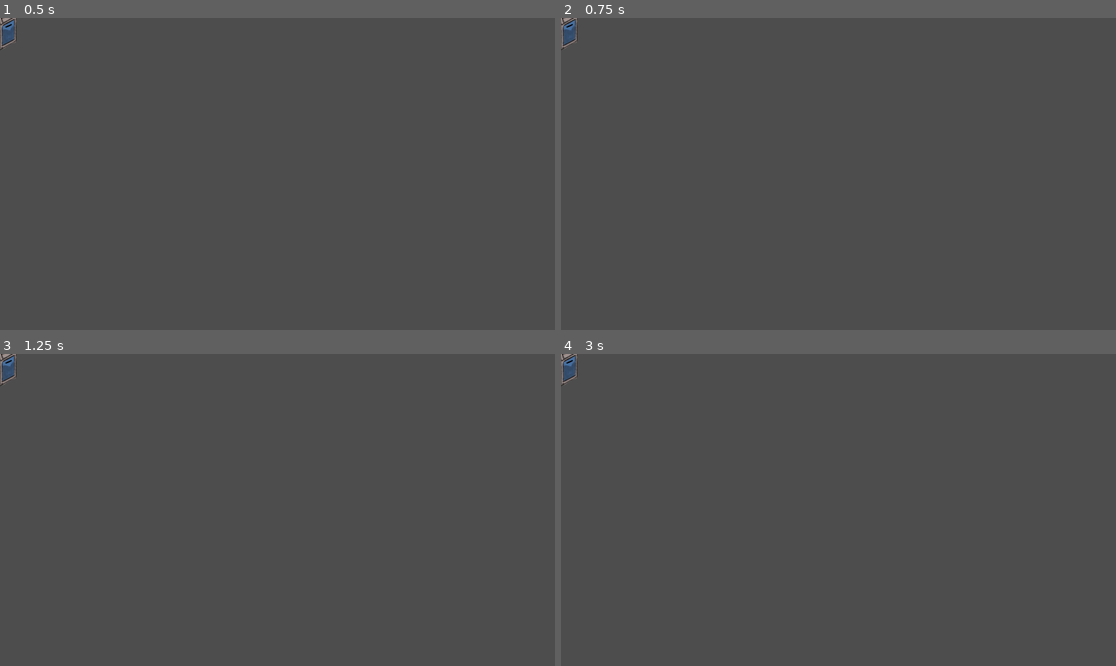
Above: before the commit, frames 1-4 (two rows, left to right).
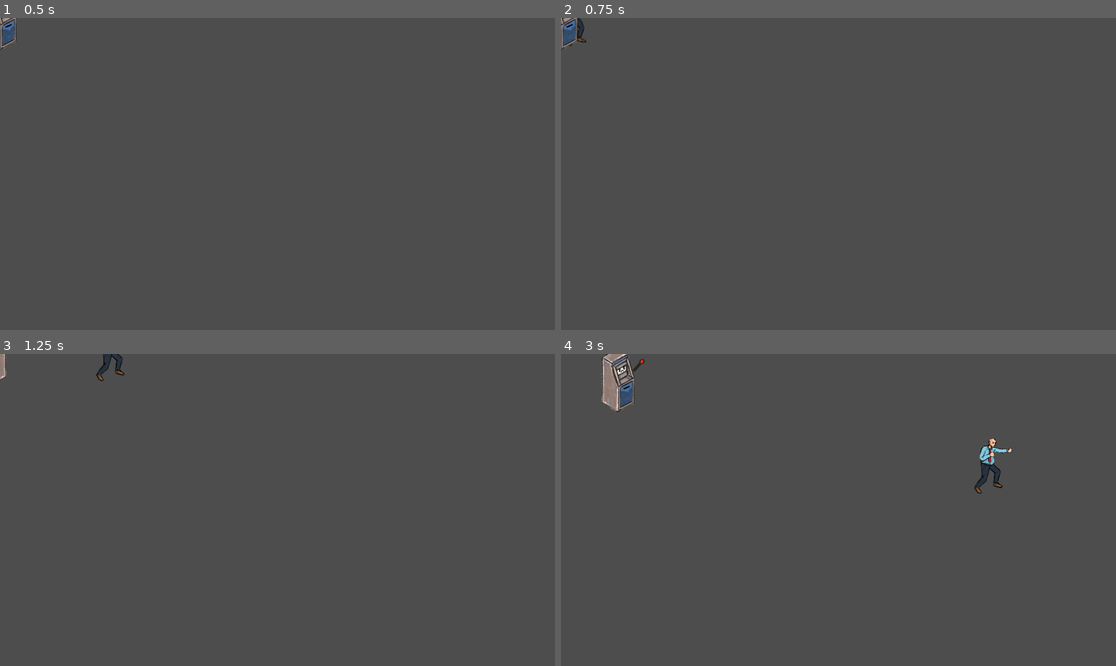
Above: after the commit, the same moments.

Repository: Rionit/GDS-Jam-2025
Game: Godot game, scene res://scenes/SlotMachineEnemy.tscn
Two runs of this game, one before a commit and one after it. Both use one fixed random seed, a clock stepped at 60 frames per second and the inputs below. This scene is started directly instead of the project's main scene. The engine's default icon, where the game draws it, is replaced by a stand-in: a white triangle on a blue panel in a dark square.
Inputs (mouse positions are in pixels of both pictures, inside the frame that each line leads up to):
- Up to frame 1 (0.5 s): no input
- Up to frame 2 (0.75 s): tap Enter (ui_accept) at 0.5 s; move the mouse to (960, 158) at 0.52 s; press the mouse at (960, 158) at 0.53 s; hold D (right) from 0.53 s (still down)
- Up to frame 3 (1.25 s): keep holding D (right); tap Enter (ui_accept) at 0.77 s
- Up to frame 4 (3 s): move the mouse to (727, 525) at 1.27 s; release D (right) at 1.28 s; release the mouse at (727, 525) at 1.28 s; hold S (down) 1.28-2.03 s; click (727, 525) at 1.35 s; tap Enter (ui_accept) at 1.52 s; move the mouse to (894, 441) at 2.02 s; hold D (right) 2.03-2.78 s; hold Shift (dash) 2.03-2.78 s; click (894, 441) at 2.3 s; move the mouse to (810, 572) at 2.77 s; hold W (up) from 2.78 s (still down); click (810, 572) at 2.85 s

Frame 1 is identical in both runs. In frame 2, less than 0.1% of the frame differs, in the area x 1-5%, y 0-10%; in frame 3, 0.4%; in frame 4, 1.5%, in the area x 0-82%, y 0-45%.

Commit message:
Added damage taking and death for slot machine enemy

Diff:
--- a/scenes/Player.tscn
+++ b/scenes/Player.tscn
@@ -161,7 +161,10 @@
 }
 
 [node name="PlayerBody" type="CharacterBody2D" node_paths=PackedStringArray("animPlayer", "sprite", "dashTimer", "dashVFX", "punchSprite", "fistHitbox", "punchTimer")]
+collision_mask = 32768
 motion_mode = 1
+wall_min_slide_angle = 3.1415927
+platform_floor_layers = 4294901760
 script = ExtResource("1_3li8b")
 animPlayer = NodePath("AnimationPlayer")
 sprite = NodePath("PlayerSprite")
--- a/scenes/SlotMachineEnemy.tscn
+++ b/scenes/SlotMachineEnemy.tscn
@@ -14,43 +14,6 @@
 [sub_resource type="CapsuleShape2D" id="CapsuleShape2D_ear84"]
 radius = 34.552788
 height = 201.25557
-
-[sub_resource type="Animation" id="Animation_ear84"]
-resource_name = "attack"
-tracks/0/type = "bezier"
-tracks/0/imported = false
-tracks/0/enabled = true
-tracks/0/path = NodePath("MotherFlipper/HandleSprite:rotation")
-tracks/0/interp = 1
-tracks/0/loop_wrap = true
-tracks/0/keys = {
-"handle_modes": PackedInt32Array(0, 0, 0, 0),
-"points": PackedFloat32Array(0, -0.25, 0, 0.25, 0, 0.7330383, -0.055000003, 0, 0.111666664, 0, 0.7330383, -0.055000003, 0, 0.111666664, 0, 0, -0.25, 0, 0.25, 0),
-"times": PackedFloat32Array(0, 0.2, 0.40033403, 1)
-}
-tracks/1/type = "bezier"
-tracks/1/imported = false
-tracks/1/enabled = true
-tracks/1/path = NodePath("MotherFlipper/VFXSprite:modulate:a")
-tracks/1/interp = 1
-tracks/1/loop_wrap = true
-tracks/1/keys = {
-"handle_modes": PackedInt32Array(2, 0, 0),
-"points": PackedFloat32Array(0, 0, 0, 0.0009014408, 0.16666667, 1, -0.25, 0, 0.25, 0, 0, -0.16666667, 0.16666667, 0, 0),
-"times": PackedFloat32Array(0.19459136, 0.2, 0.53333336)
-}
-tracks/2/type = "value"
-tracks/2/imported = false
-tracks/2/enabled = true
-tracks/2/path = NodePath("MotherFlipper/HandleHitbox:collision_mask")
-tracks/2/interp = 1
-tracks/2/loop_wrap = true
-tracks/2/keys = {
-"times": PackedFloat32Array(0, 0.18606293, 0.20216453, 0.4, 0.4168525, 1),
-"transitions": PackedFloat32Array(1, 1, 1, 1, 1, 1),
-"update": 1,
-"values": [0, 0, 2, 2, 0, 0]
-}
 
 [sub_resource type="Animation" id="Animation_1fnvl"]
 length = 0.001
@@ -89,6 +52,43 @@
 "values": [0]
 }
 
+[sub_resource type="Animation" id="Animation_ear84"]
+resource_name = "attack"
+tracks/0/type = "bezier"
+tracks/0/imported = false
+tracks/0/enabled = true
+tracks/0/path = NodePath("MotherFlipper/HandleSprite:rotation")
+tracks/0/interp = 1
+tracks/0/loop_wrap = true
+tracks/0/keys = {
+"handle_modes": PackedInt32Array(0, 0, 0, 0),
+"points": PackedFloat32Array(0, -0.25, 0, 0.25, 0, 0.7330383, -0.055000003, 0, 0.111666664, 0, 0.7330383, -0.055000003, 0, 0.111666664, 0, 0, -0.25, 0, 0.25, 0),
+"times": PackedFloat32Array(0, 0.2, 0.40033403, 1)
+}
+tracks/1/type = "bezier"
+tracks/1/imported = false
+tracks/1/enabled = true
+tracks/1/path = NodePath("MotherFlipper/VFXSprite:modulate:a")
+tracks/1/interp = 1
+tracks/1/loop_wrap = true
+tracks/1/keys = {
+"handle_modes": PackedInt32Array(2, 0, 0),
+"points": PackedFloat32Array(0, 0, 0, 0.0009014408, 0.16666667, 1, -0.25, 0, 0.25, 0, 0, -0.16666667, 0.16666667, 0, 0),
+"times": PackedFloat32Array(0.19459136, 0.2, 0.53333336)
+}
+tracks/2/type = "value"
+tracks/2/imported = false
+tracks/2/enabled = true
+tracks/2/path = NodePath("MotherFlipper/HandleHitbox:collision_mask")
+tracks/2/interp = 1
+tracks/2/loop_wrap = true
+tracks/2/keys = {
+"times": PackedFloat32Array(0, 0.18606293, 0.25, 0.35, 0.4168525, 1),
+"transitions": PackedFloat32Array(1, 1, 1, 1, 1, 1),
+"update": 1,
+"values": [0, 0, 2, 2, 0, 0]
+}
+
 [sub_resource type="AnimationLibrary" id="AnimationLibrary_1fnvl"]
 _data = {
 &"RESET": SubResource("Animation_1fnvl"),
@@ -96,6 +96,9 @@
 }
 
 [node name="SlotMachineEnemy" type="CharacterBody2D"]
+collision_mask = 32768
+motion_mode = 1
+platform_floor_layers = 4294901760
 script = ExtResource("1_4qv2l")
 
 [node name="MotherFlipper" type="Node2D" parent="."]
--- a/scripts/PlayerController.gd
+++ b/scripts/PlayerController.gd
@@ -140,9 +140,7 @@
 	pressedMoveKeys = []
 	on_balding.connect(PerkMachine.on_balding)
 	defaultPunchAnimLen = animPlayer.get_animation("PunchAnim").length
-
-
-
+	fistHitbox.area_entered.connect(_check_hit)
 
 func _check_hit(potentialTarget : Area2D):
 	var parent = potentialTarget.get_parent()
@@ -197,8 +195,6 @@
 	VFXTween.tween_property(newDash, "position:x", VFXDist, 0.4)
 	VFXTween.parallel().tween_property(newDash,"modulate:a", 0, 0.4)
 	VFXTween.tween_callback(newDash.queue_free)
-
-
 
 ## Dashes to the predefined direction
 func _dash(dir : Vector2):
@@ -338,8 +334,9 @@
 
 	await animPlayer.animation_finished
 	animPlayer.speed_scale = 1
-	print("Is punch sprite visible ?" + str(punchSprite.visible))
 	playingPunch = false
 
 	await punchTimer.timeout
 	canPunch = true
+
+# TODO: Take damage
--- a/scripts/SlotMachineEnemy.gd
+++ b/scripts/SlotMachineEnemy.gd
@@ -1,4 +1,4 @@
-extends Node2D
+extends Hittable
 
 const SLOTMACHINE_BLUE = preload("uid://b2j8dvr25m2su")
 const SLOTMACHINE_GREEN = preload("uid://cj503a56ks7vp")
@@ -17,7 +17,7 @@
 var max_cooldown : float = 0.5
 var is_attacking := false
 
-var velocity: Vector2 = Vector2.ZERO
+var health : int = 30
 
 func _ready() -> void:
 	sprite_2d.texture = textures.pick_random()
@@ -27,22 +27,27 @@
 
 	var dist_to_player = global_position.distance_to(Player.global_position)
 
+	# Move toward player using arrive
+	var steering := arrive(Player.global_position)
+
 	# stop when close
 	if dist_to_player <= stop_distance:
 		if !is_attacking:
 			is_attacking = true
 			get_tree().create_timer(max_cooldown).timeout.connect(attack)
-		velocity = Vector2.ZERO
+		var vectorFromPlayer = (global_position - Player.global_position).normalized()
+		steering = vectorFromPlayer * velocity.length()
 		return
 
-	# Move toward player using arrive
-	var steering := arrive(Player.global_position)
-	velocity += steering * delta
 
-	if velocity.length() > max_speed:
-		velocity = velocity.normalized() * max_speed
+	#velocity += steering * delta
+#
+	#if velocity.length() > max_speed:
+		#velocity = velocity.normalized() * max_speed
 
-	position += velocity * delta
+	self.velocity += steering * delta
+	#position += velocity * delta
+	move_and_slide()
 
 	var isLeft = 1 if velocity.x >= 0 else -1
 	mother_flipper.scale.x = isLeft
@@ -75,9 +80,17 @@
 	var predicted_pos = target_pos + target_vel * time_to_target
 	return seek(predicted_pos)
 
-
 func attack():
 	animation_player.speed_scale = max(1 / max_cooldown, 1.0)
 	animation_player.play("attack")
 	await animation_player.animation_finished
 	is_attacking = false
+
+func take_damage(damage : int, hitterPosition : Vector2):
+	var knockbackVector = (global_position - hitterPosition).normalized()
+	velocity += knockbackVector * hitForce * 20
+	health -= damage
+	print("Taking damage!")
+	if health <= 0:
+		on_death.emit((self as Hittable))
+		queue_free()
